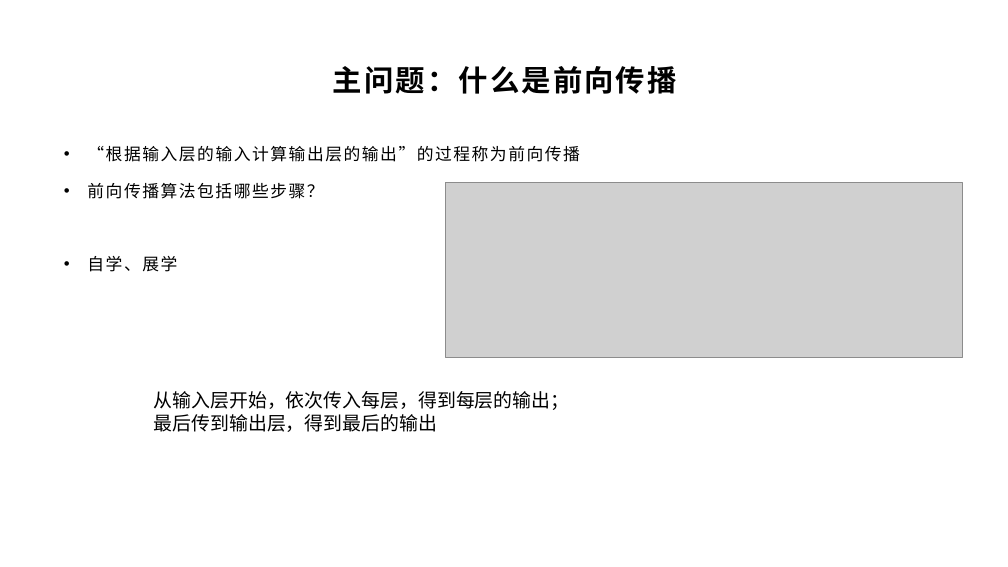
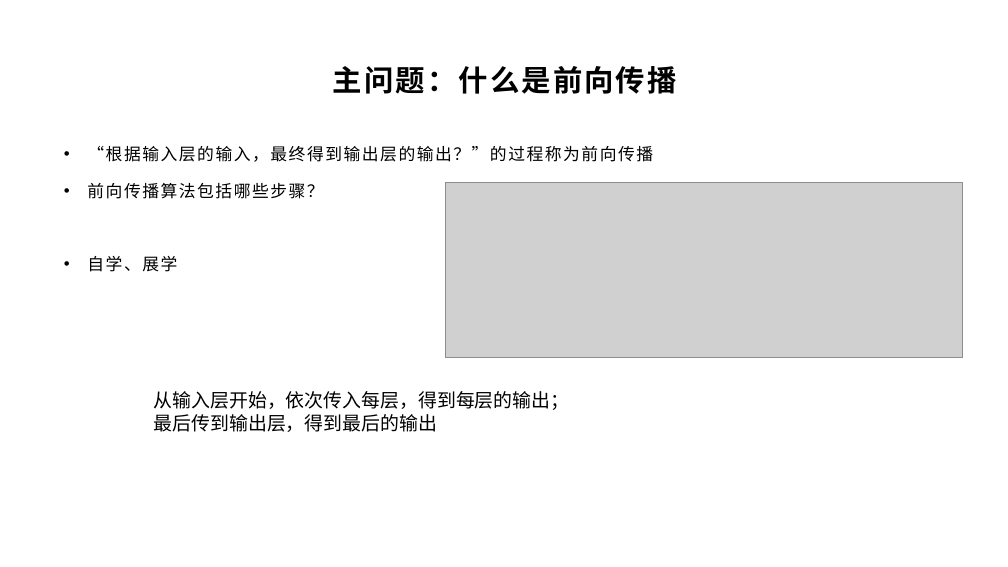
Before and after one commit to yyc-git/DeepLearningEdu, a slide deck: slide 10 of lessons/2_gender_analyze/ppt/“判断性别”Demo需求分析和初步设计（中）.pptx. Drawn at 1008x567 pixels with LibreOffice and Linux fonts; fonts in the diff are those of the drawing; grey boxes stand for pictures; background and template pictures are left out. Boxes give left, top, right and bottom in pixels: in the first picture for what was removed or moved away, otherwise in the second. Text is boxed around its words. In the diff, an @@ line names an element or a change of style, - is before the commit and + after.

```diff
--- a/lessons/2_gender_analyze/ppt/“判断性别”Demo需求分析和初步设计（中）.pptx
+++ b/lessons/2_gender_analyze/ppt/“判断性别”Demo需求分析和初步设计（中）.pptx
@@ text at bbox=[87, 146, 653, 162]: text changed @@
-• “根据输入层的输入计算输出层的输出”的过程称为前向传播
+• “根据输入层的输入，最终得到输出层的输出？”的过程称为前向传播
```
Also in this commit, not shown: 6 other slides changed, 1 slide removed, 4 other files.
